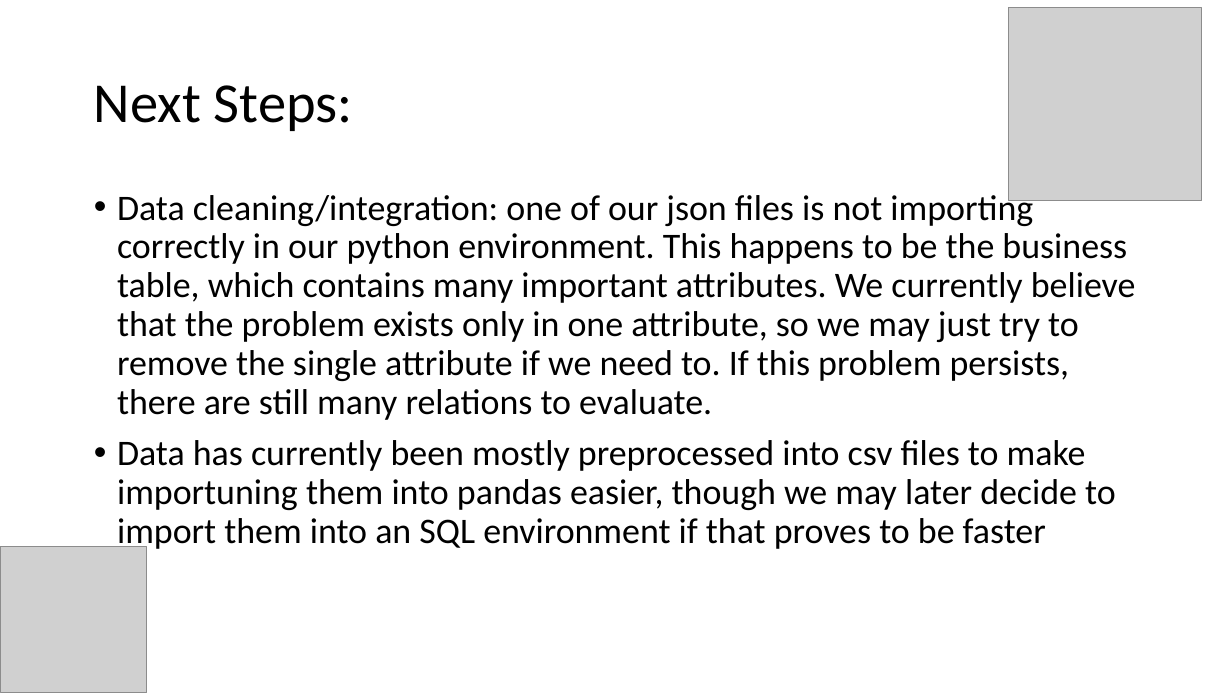
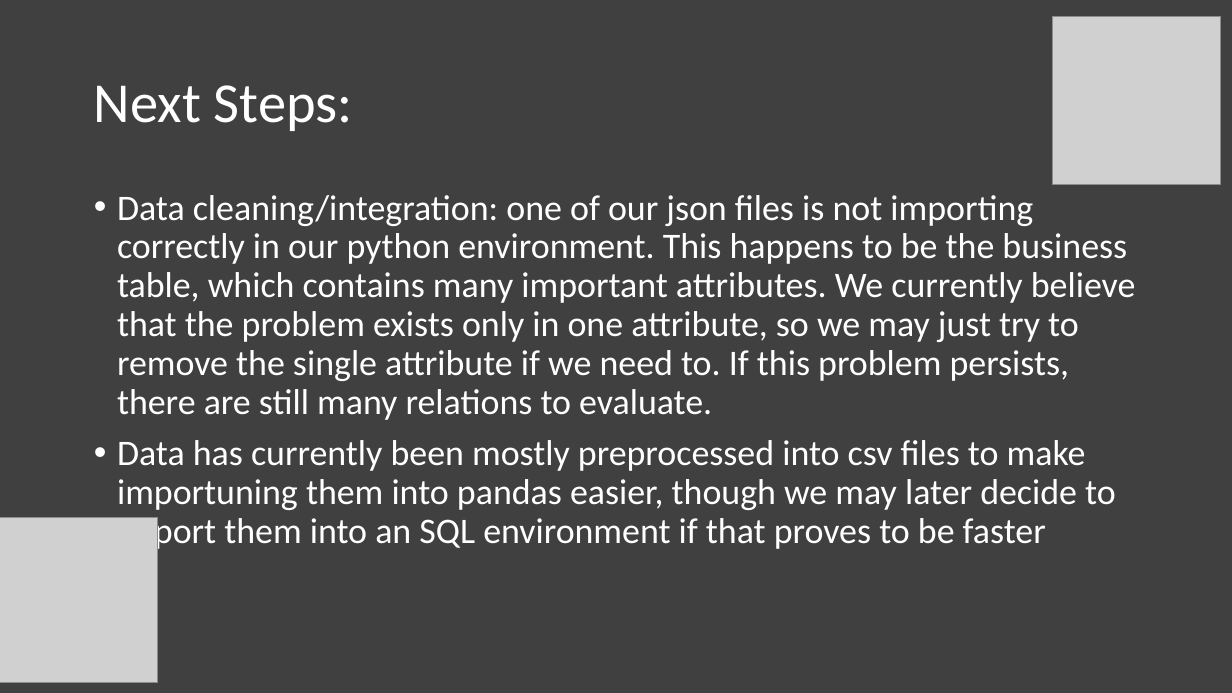
Before and after one commit to Cartercreid/CSPB4502_project_yelp, a slide deck: slide 6 of pp_slides_for_part_1/Exploring the Yelp Dataset.pptx. Drawn at 1232x693 pixels with LibreOffice and Linux fonts; fonts in the diff are those of the drawing; grey boxes stand for pictures. Boxes give left, top, right and bottom in pixels: in the first picture for what was removed or moved away, otherwise in the second. Text is boxed around its words. In the diff, an @@ line names an element or a change of style, - is before the commit and + after.

Commit message:
changed slide bg
changed slide show background from white to gray to make it easier on the eyes.

```diff
--- a/pp_slides_for_part_1/Exploring the Yelp Dataset.pptx
+++ b/pp_slides_for_part_1/Exploring the Yelp Dataset.pptx
@@ background #FFFFFF to #404040 @@
@@ picture resized from (x1=1009, y1=7, x2=1202, y2=200) to (x1=1053, y1=17, x2=1221, y2=185) @@
@@ title "Next Steps:" at (x1=94, y1=85, x2=353, y2=131): text colour #000000 to #FFFFFF @@
@@ text "Data cleaning/integration: one of our ..." at (x1=117, y1=195, x2=1136, y2=552): text colour #000000 to #FFFFFF @@
@@ picture resized from (x1=1, y1=547, x2=147, y2=693) to (x1=0, y1=518, x2=157, y2=683) @@
```
Also in this commit, not shown: 6 other slides changed, 1 other file.
